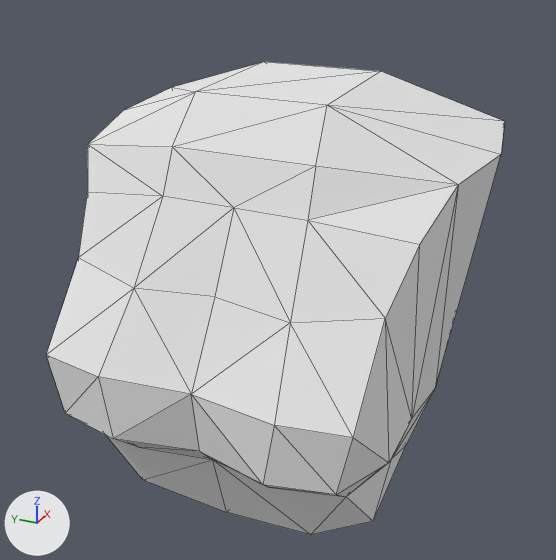
Two versions of the Blender file game/data/character_models/huf_spine2.blend, one commit apart.
Camera for both pictures: a 50 mm lens placed at (-39.8, -17.2, 21.8), pointed at (-2.7, -0.6, 3.3). Lighting does not change. The marker at lower left points along +X, +Y and +Z. Mesh edges are drawn as thin lines.

Objects in the first picture: 'foot (10)'.
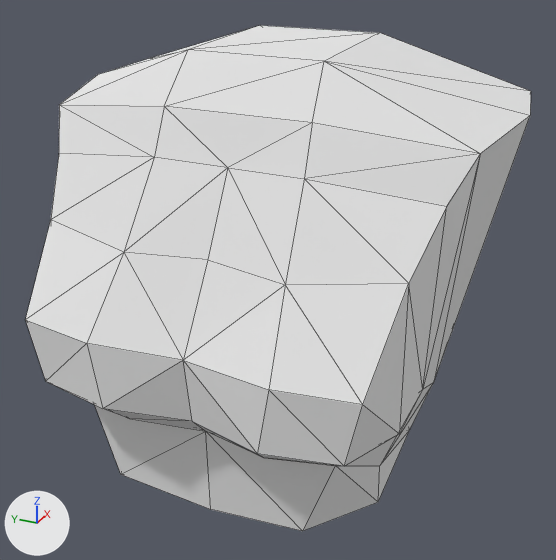
Location of each change, [x1, y1, x2, y2] in pixels of the pictures (556 x 560 px):
'foot (10)', reshaped (10% wider, 7% taller): before [46, 62, 505, 535]; after [25, 25, 531, 531]

Edits to the bpy script that builds the scene:
```text
Change me_geometry_n27542:
    used by ob_foot__10; location = (0.0, 0.0, 0.0); rotation_euler = (1.571, 0.0, 0.0), in degrees (90, 0, 0)
    remove me_geometry_n27542.from_pydata(...)  # 60 vertices, 116 faces; spans x -12.6..6.4, y -11.3..14.2, z -11.8..11.7
    add me_geometry_n27542.from_pydata(...)  # 60 vertices, 116 faces; spans x -13.2..5.9, y -11.0..16.4, z -13.0..12.9
    me_geometry_n27542 part 1: 60 of 60 vertices moved; they spanned x -12.6..6.4, y -11.3..14.2, z -11.8..11.7 and now span x -13.2..5.9, y -11.0..16.4, z -13.0..12.9; mean shift (-0.6, 1.9, 0.0); largest move (-3.0, 10.4, 10.4) -> (-5.3, 12.7, 11.6)
```
